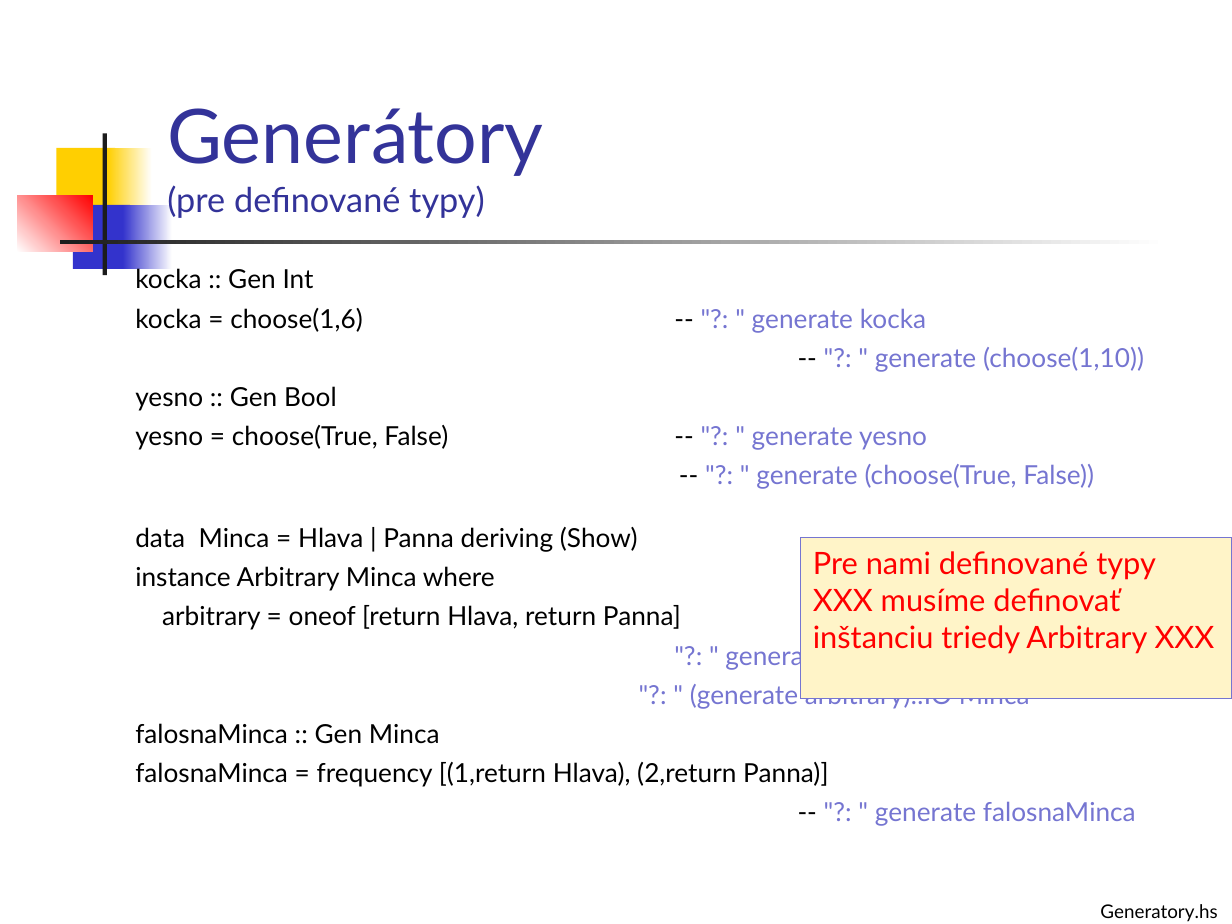
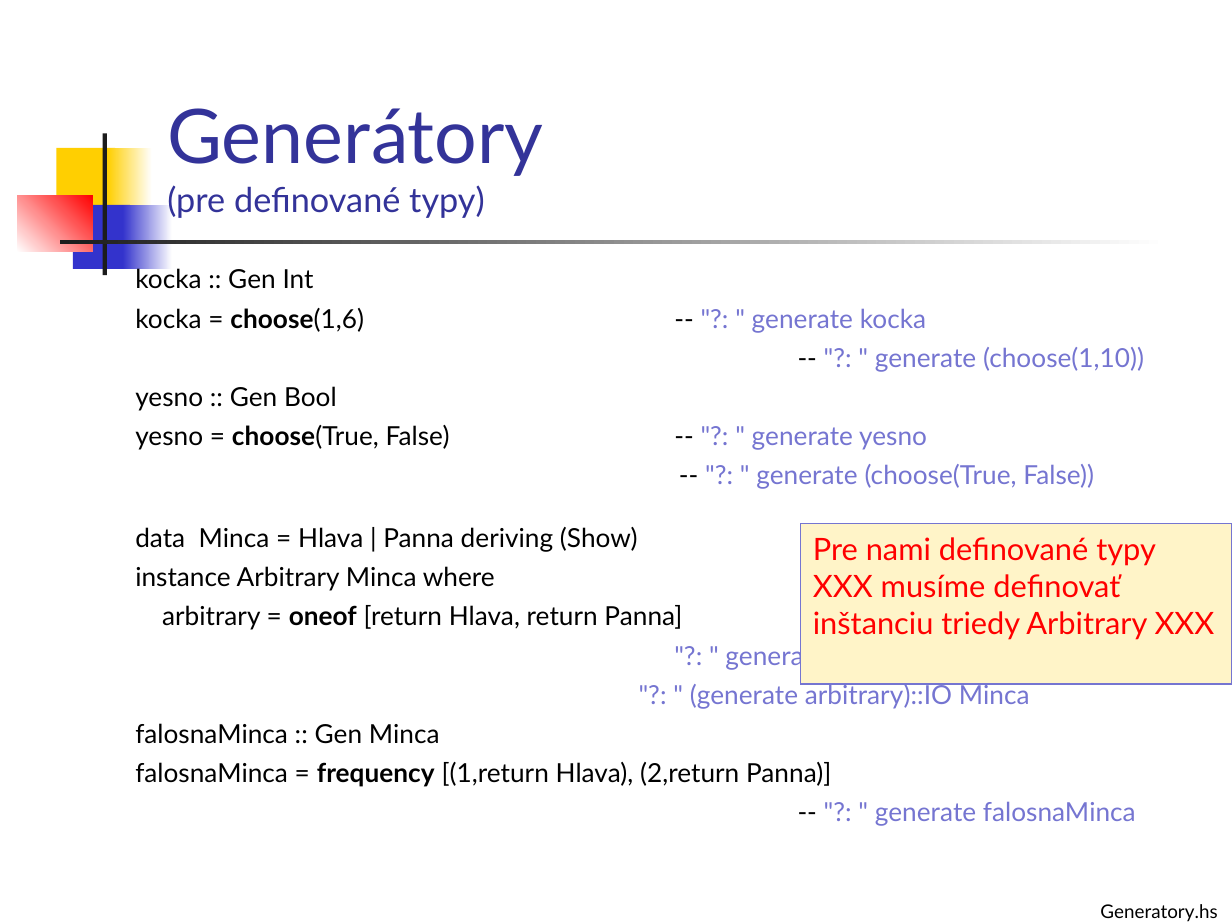
Before and after one commit to Funkcionalne/Prednasky, a slide deck: slide 10 of 03/03_fpro.ppt. Drawn at 1232x924 pixels with LibreOffice and Linux fonts; fonts in the diff are those of the drawing. Boxes give left, top, right and bottom in pixels: in the first picture for what was removed or moved away, otherwise in the second. Text is boxed around its words. In the diff, an @@ line names an element or a change of style, - is before the commit and + after.

```diff
--- a/03/03_fpro.ppt
+++ b/03/03_fpro.ppt
@@ text at [135, 308, 927, 787]: bold on in "choose(1,6)", "choose(True,", "oneof", "frequency" @@
@@ rectangle "Pre nami definované typy XXX ...": place and size @@
-rectangle "Pre nami definované typy XXX ..." at [801, 537, 1232, 697]
+rectangle "Pre nami definované typy XXX ..." at [801, 524, 1232, 684]
```
Also in this commit, not shown: 2 other slides changed, 1 slide added, 1 other file.
